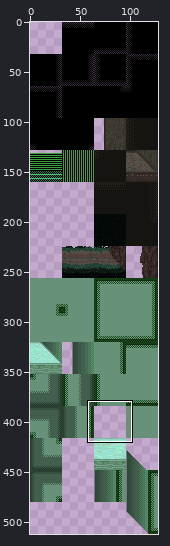
Sprite sheet -- CasaDesDiamantes/sprites/voidBackground_spr/layers/3e4c2e60-a8b4-476b-8b32-949cd7469ac7/eef87942-fd7d-46d1-b963-e9553981a13c.png. The first picture is a wide view before the edit; the outline marks the close-up.
Close-up. First the earlier version:
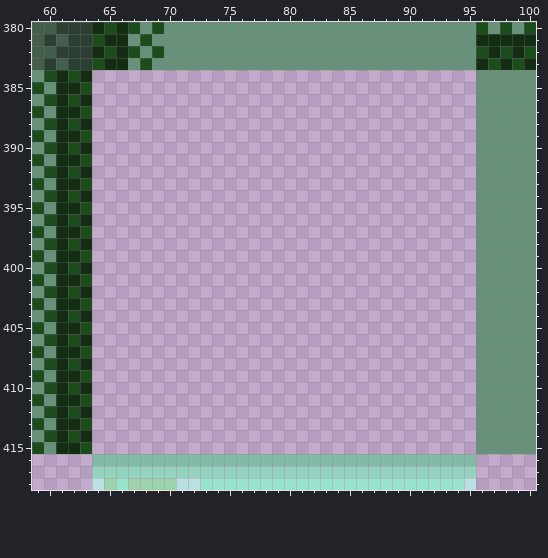
The file is 128x512 pixels. Colours within 5 levels of each other are drawn and written as one. Shown: x 59..100, y 380..418.
After the commit:
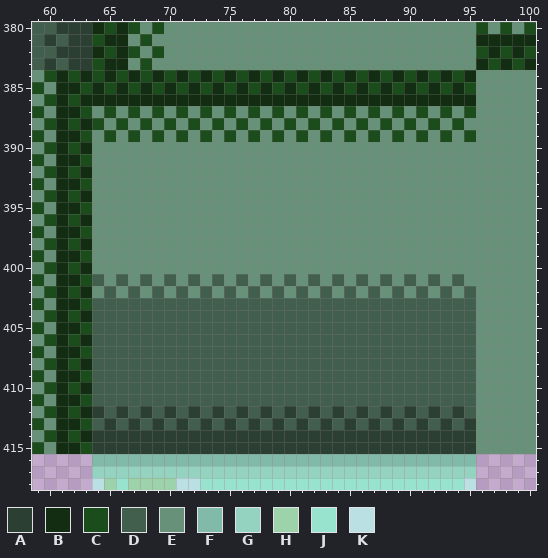
Palette (. is transparent): A #2c3f33  B #122d12  C #1b4c1c  D #425e4d  E #679178  F #82baaa  G #94d3c0  H #9dd3ab  J #98e3ce  K #bae0e3
Difference:
y 384: x 64..95 ................................ -> CBCBCBCBCBCBCBCBCBCBCBCBCBCBCBCB
y 385: x 64..95 ................................ -> BCBCBCBCBCBCBCBCBCBCBCBCBCBCBCBC
y 386: x 64..95 ................................ -> BBBBBBBBBBBBBBBBBBBBBBBBBBBBBBBB
y 387: x 64..95 ................................ -> ECECECECECECECECECECECECECECECEC
y 388: x 64..95 ................................ -> CECECECECECECECECECECECECECECECE
y 389: x 64..95 ................................ -> ECECECECECECECECECECECECECECECEC
y 390..400: x 64..95 ................................ -> EEEEEEEEEEEEEEEEEEEEEEEEEEEEEEEE
y 401: x 64..95 ................................ -> DEDEDEDEDEDEDEDEDEDEDEDEDEDEDEDE
y 402: x 64..95 ................................ -> EDEDEDEDEDEDEDEDEDEDEDEDEDEDEDED
y 403..411: x 64..95 ................................ -> DDDDDDDDDDDDDDDDDDDDDDDDDDDDDDDD
y 412: x 64..95 ................................ -> ADADADADADADADADADADADADADADADAD
y 413: x 64..95 ................................ -> DADADADADADADADADADADADADADADADA
y 414..415: x 64..95 ................................ -> AAAAAAAAAAAAAAAAAAAAAAAAAAAAAAAA
